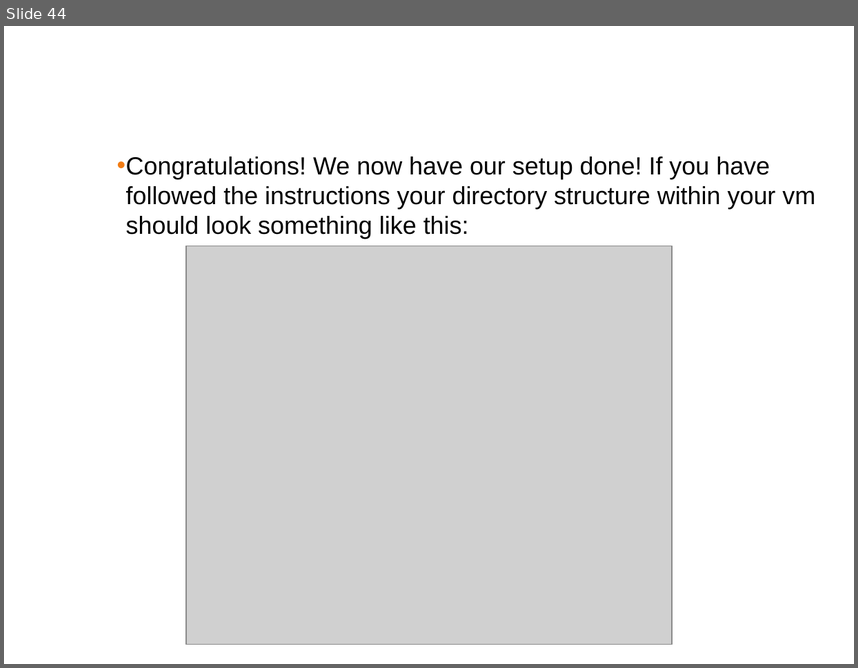
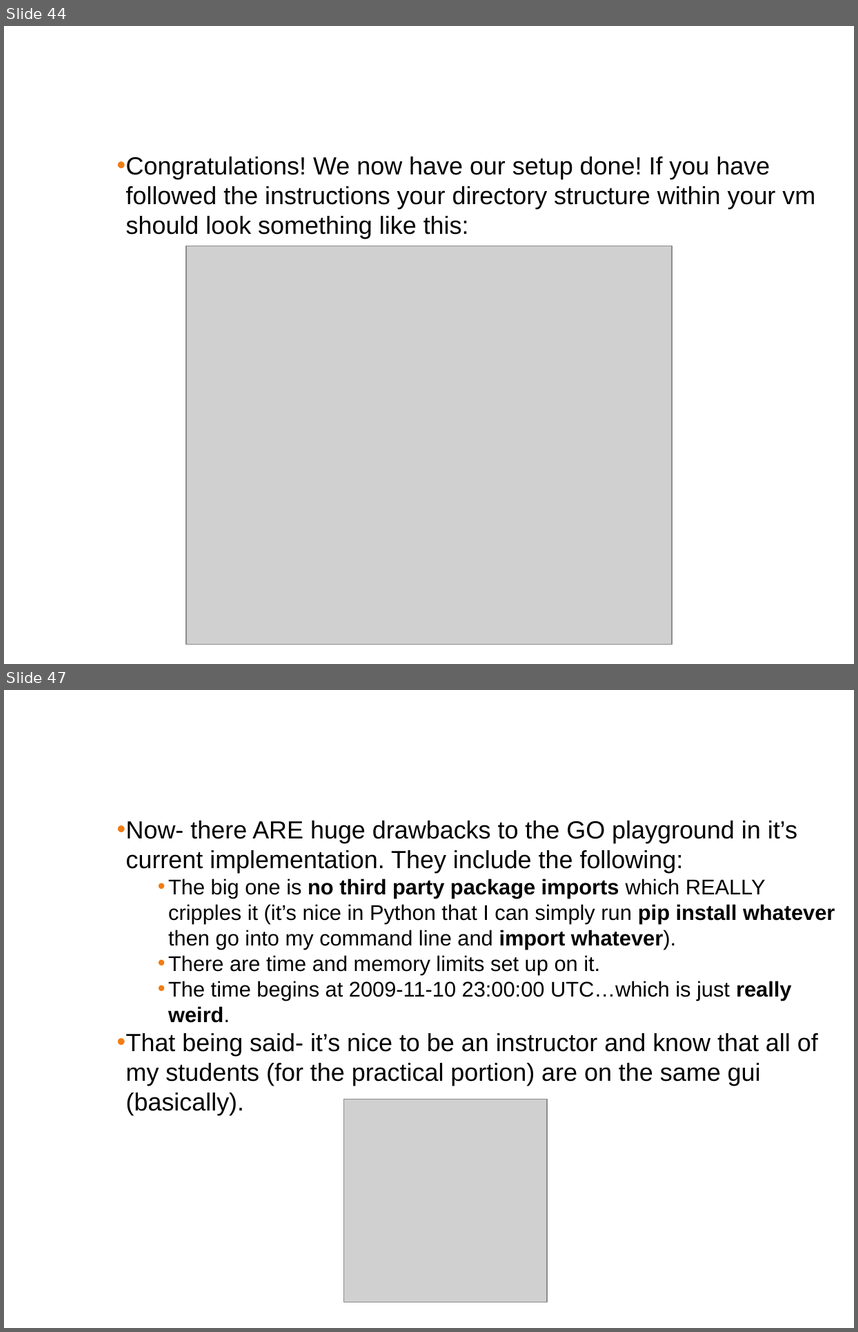
Before and after one commit to ferninphilly/golang_vmware, a slide deck: Module_One/presentations/module_1_presentation.pptx. Shown one above the other, each under a label of ours: slide 44 before the commit, slides 44 and 47 after it; the slides between them are not shown. The pictures are 858x668 and 858x1332 pixels, drawn with LibreOffice and Linux fonts; fonts in the diff are those of the drawing; grey boxes stand for pictures; background and template pictures are left out. Boxes give left, top, right and bottom in pixels: in the first picture for what was removed or moved away, otherwise in the second. Text is boxed around its words. In the diff, an @@ line names an element or a change of style, - is before the commit and + after.

```diff
--- a/Module_One/presentations/module_1_presentation.pptx
+++ b/Module_One/presentations/module_1_presentation.pptx
@@ slide 47 added at (4,690,854,1328), background #FFFFFF @@
@@ title added at (11,704,846,767), 38 pt, text #FFFFFF @@
+Golang Playground
@@ text added at (117,820,835,1115), 18 pt, text #000000 @@
+    • Now- there ARE huge drawbacks to the GO playground in it’s current implementation. They include the following:
+      • The big one is no third party package imports which REALLY cripples it (it’s nice in Python that I can simply run pip install whatever then go into my command line and import whatever).
+      • There are time and memory limits set up on it.
+      • The time begins at 2009-11-10 23:00:00 UTC…which is just really weird.
+    • That being said- it’s nice to be an instructor and know that all of my students (for the practical portion) are on the same gui (basically).
@@ picture added at (344,1099,547,1302) @@
```
Also in this commit, not shown: 6 other slides added, 1 slide removed, 3 other files.
